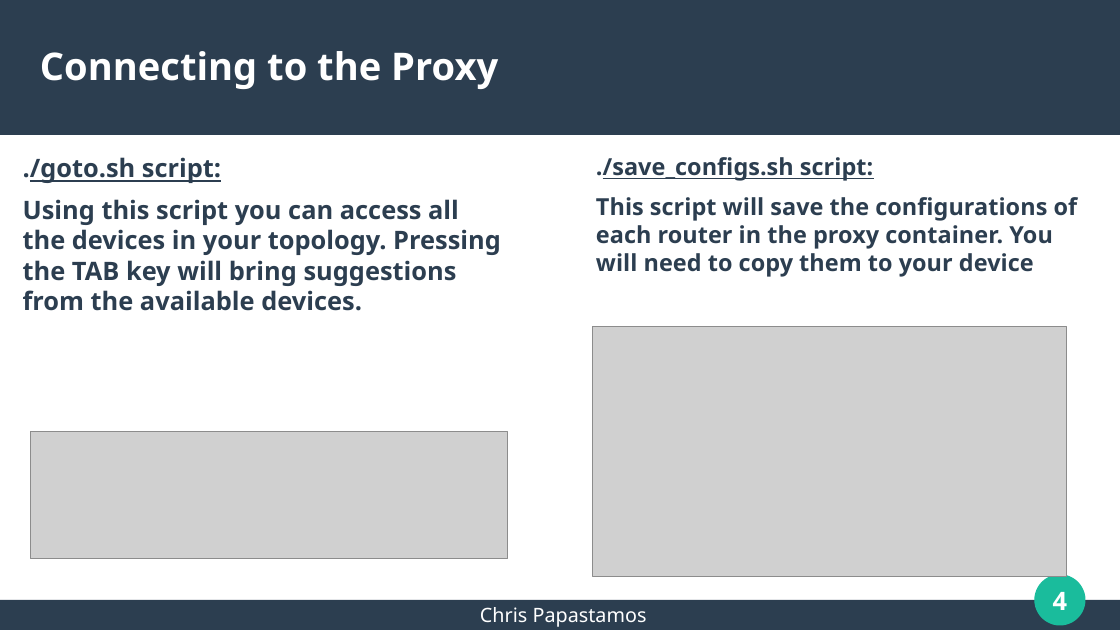
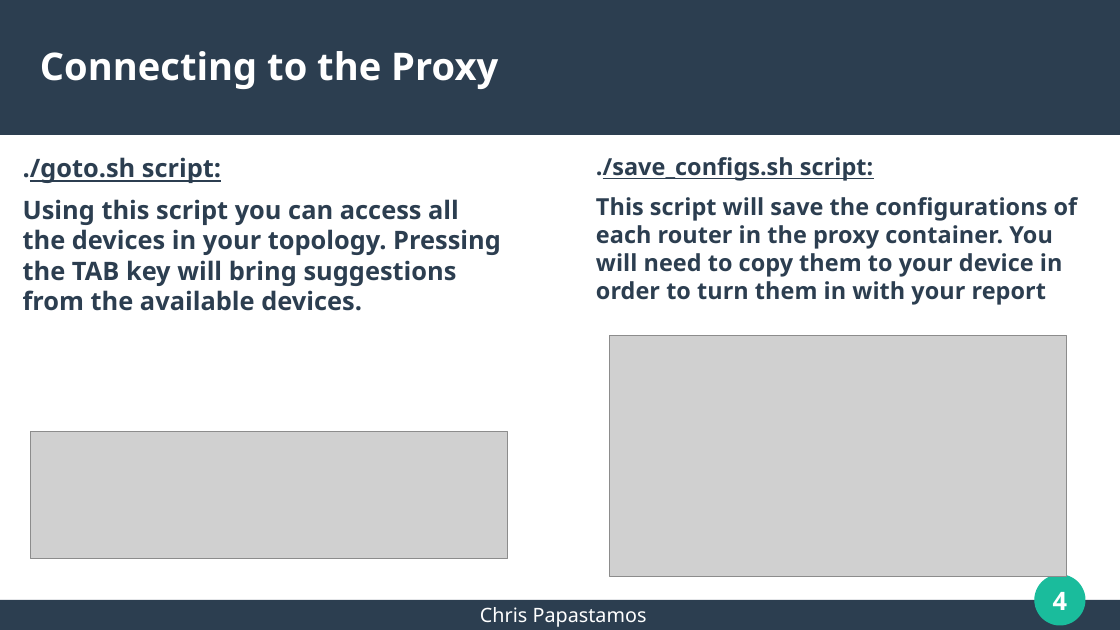
Before and after one commit to papastam/mini_internet_extention, a slide deck: slide 4 of HY436-Assignment4/Presentation1/mini-internet_intro.odp. Drawn at 1120x630 pixels with LibreOffice and Linux fonts; fonts in the diff are those of the drawing; grey boxes stand for pictures. Boxes give left, top, right and bottom in pixels: in the first picture for what was removed or moved away, otherwise in the second. Text is boxed around its words. In the diff, an @@ line names an element or a change of style, - is before the commit and + after.

Commit message:
updated presentation

```diff
--- a/HY436-Assignment4/Presentation1/mini-internet_intro.odp
+++ b/HY436-Assignment4/Presentation1/mini-internet_intro.odp
@@ text at box(596, 197, 1078, 305): text changed @@
-This script will save the configurations of each router in the proxy container. You will need to copy them to your device
+This script will save the configurations of each router in the proxy container. You will need to copy them to your device in order to turn them in with your report
@@ picture: place and size @@
-picture at box(593, 326, 1067, 576)
+picture at box(610, 335, 1067, 576)
```
